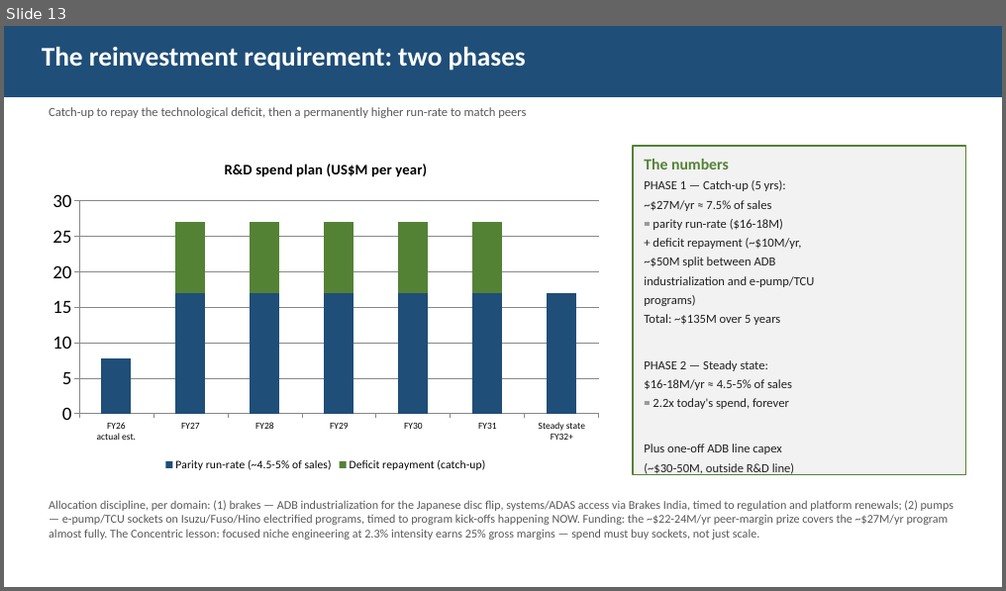
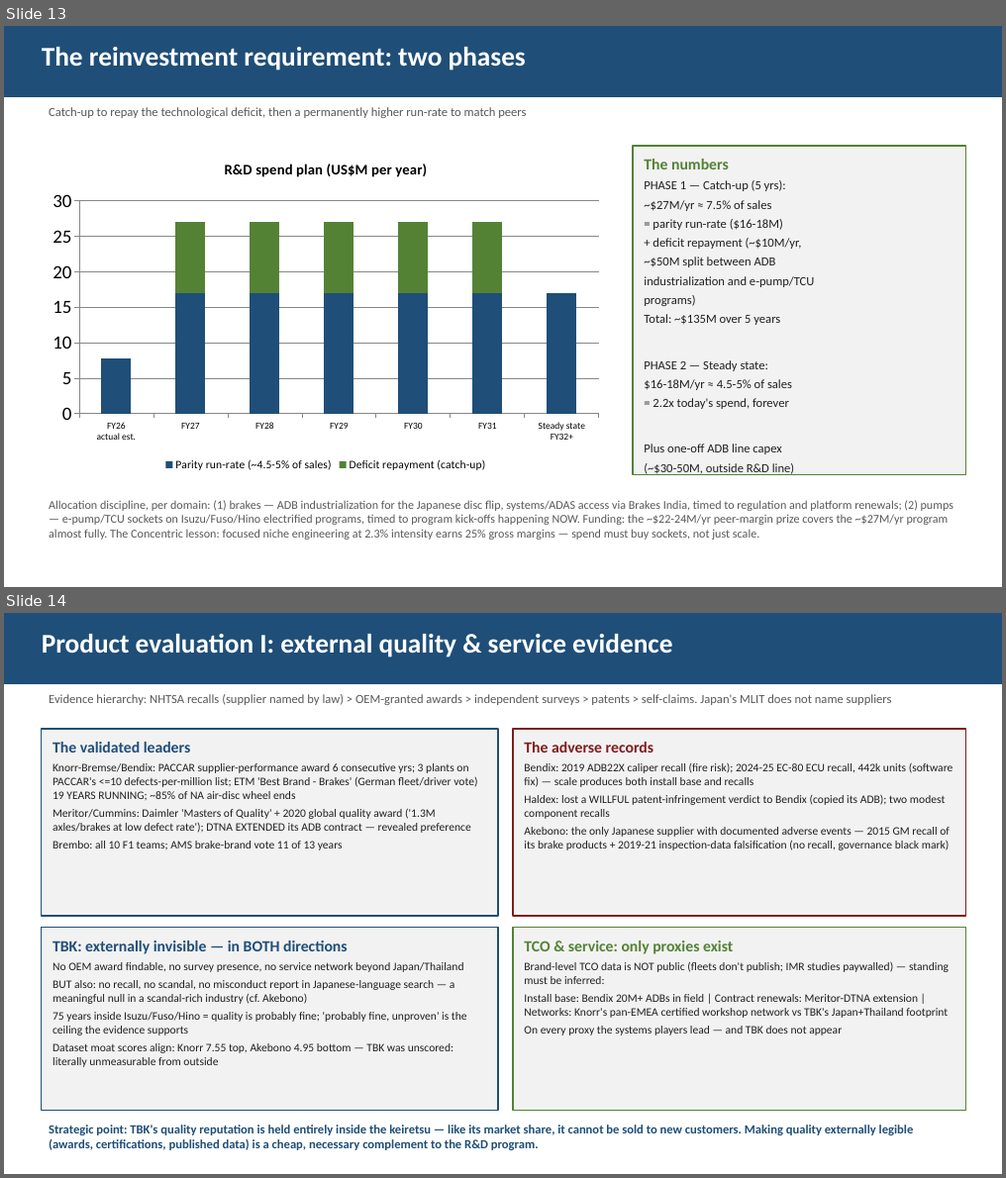
Before and after one commit to charette-lab/Claude, a slide deck: TBK_rd_gap_slides.pptx. Shown one above the other, each under a label of ours: slide 13 before the commit, slides 13 and 14 after it. The pictures are 1006x591 and 1006x1178 pixels, drawn with LibreOffice and Linux fonts; fonts in the diff are those of the drawing. Boxes give left, top, right and bottom in pixels: in the first picture for what was removed or moved away, otherwise in the second. Text is boxed around its words. In the diff, an @@ line names an element or a change of style, - is before the commit and + after.

```diff
--- a/TBK_rd_gap_slides.pptx
+++ b/TBK_rd_gap_slides.pptx
@@ slide 14 added at <box>4,613,1002,1174</box>, background #FFFFFF @@
@@ rectangle added at <box>4,613,1002,684</box>, fill #1F4E78, 26 pt, text #FFFFFF, bold @@
+Product evaluation I: external quality & service evidence
@@ text added at <box>49,694,892,705</box>, 12 pt, text #595959 @@
+Evidence hierarchy: NHTSA recalls (supplier named by law) > OEM-granted awards > independent surveys > patents > self-claims. Japan's MLIT does not name suppliers
@@ rectangle added at <box>42,729,498,916</box>, fill #F2F2F2, outline #1F4E78 1.25 pt, 11 pt, text #202020 @@
+The validated leaders
+Knorr-Bremse/Bendix: PACCAR supplier-performance award 6 consecutive yrs; 3 plants on PACCAR's <=10 defects-per-million list; ETM 'Best Brand - Brakes' (German fleet/driver vote) 19 YEARS RUNNING; ~85% of NA air-disc wheel ends
+Meritor/Cummins: Daimler 'Masters of Quality' + 2020 global quality award ('1.3M axles/brakes at low defect rate'); DTNA EXTENDED its ADB contract — revealed preference
+Brembo: all 10 F1 teams; AMS brake-brand vote 11 of 13 years
@@ rectangle added at <box>513,729,966,916</box>, fill #F2F2F2, outline #7F1D1D 1.25 pt, 11 pt, text #202020 @@
+The adverse records
+Bendix: 2019 ADB22X caliper recall (fire risk); 2024-25 EC-80 ECU recall, 442k units (software fix) — scale produces both install base and recalls
+Haldex: lost a WILLFUL patent-infringement verdict to Bendix (copied its ADB); two modest component recalls
+Akebono: the only Japanese supplier with documented adverse events — 2015 GM recall of its brake products + 2019-21 inspection-data falsification (no recall, governance black mark)
@@ rectangle added at <box>42,928,498,1111</box>, fill #F2F2F2, outline #1F4E78 1.25 pt, 11 pt, text #202020 @@
+TBK: externally invisible — in BOTH directions
+No OEM award findable, no survey presence, no service network beyond Japan/Thailand
+BUT also: no recall, no scandal, no misconduct report in Japanese-language search — a meaningful null in a scandal-rich industry (cf. Akebono)
+75 years inside Isuzu/Fuso/Hino = quality is probably fine; 'probably fine, unproven' is the ceiling the evidence supports
+Dataset moat scores align: Knorr 7.55 top, Akebono 4.95 bottom — TBK was unscored: literally unmeasurable from outside
@@ rectangle added at <box>513,928,966,1111</box>, fill #F2F2F2, outline #548235 1.25 pt, 11 pt, text #202020 @@
+TCO & service: only proxies exist
+Brand-level TCO data is NOT public (fleets don't publish; IMR studies paywalled) — standing must be inferred:
+Install base: Bendix 20M+ ADBs in field | Contract renewals: Meritor-DTNA extension | Networks: Knorr's pan-EMEA certified workshop network vs TBK's Japan+Thailand footprint
+On every proxy the systems players lead — and TBK does not appear
@@ text added at <box>49,1125,914,1151</box>, 12 pt, text #1F4E78, bold @@
+Strategic point: TBK's quality reputation is held entirely inside the keiretsu — like its market share, it cannot be sold to new customers. Making quality externally legible (awards, certifications, published data) is a cheap, necessary complement to the R&D program.
```
Also in this commit, not shown: 4 other slides added, 1 other file.
